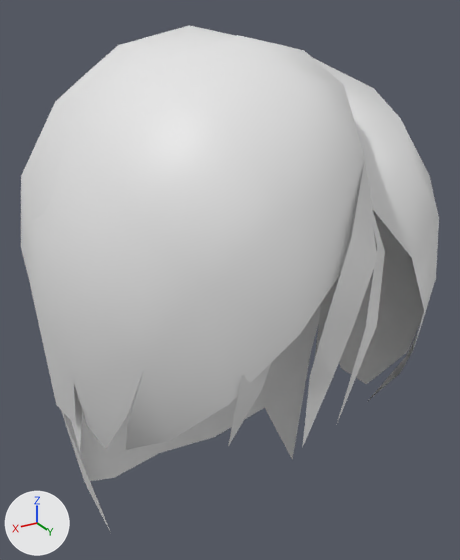
Before and after pictures for a commit that changed the glTF model assets/Converted Models/HairStyle/Human Female/Mage female hair 03.glb.
The view is the same before and after, from a camera (50 mm lens) standing at (0.139, 0.247, 0.161) and looking at (-0.007, 0.003, 0.039). Arrows for +X, +Y and +Z are at lower left; the lights stay in place. The first picture is the older version.
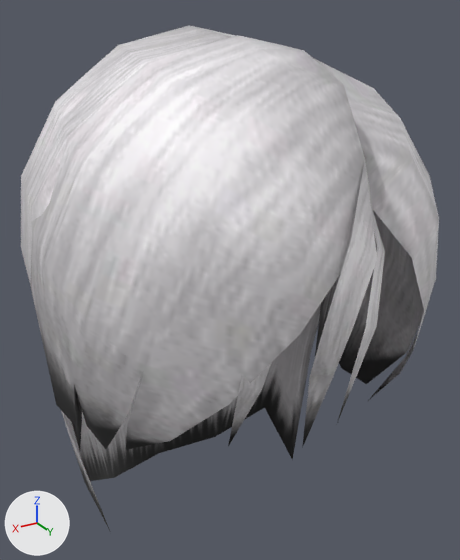
Location of each change, (x1, y1, x2, y2) in pixels of the pictures (460 x 560 px):
'Object57_0', recoloured: (21, 25, 439, 531) in both

The change in detail:
Picture 'tex_6055092352253804169' (img_tex_6055092352253804169) is new.
Material 'Object57_0_mat' (mat_object57_0_mat) is new.
Its texture is img_tex_6055092352253804169.
me_object57_0 has 157 vertices, 224 faces and spans x -0.082..0.084, y -0.086..0.103, z -0.115..0.153.
me_object57_0 gains material mat_object57_0_mat (picture img_tex_6055092352253804169).
